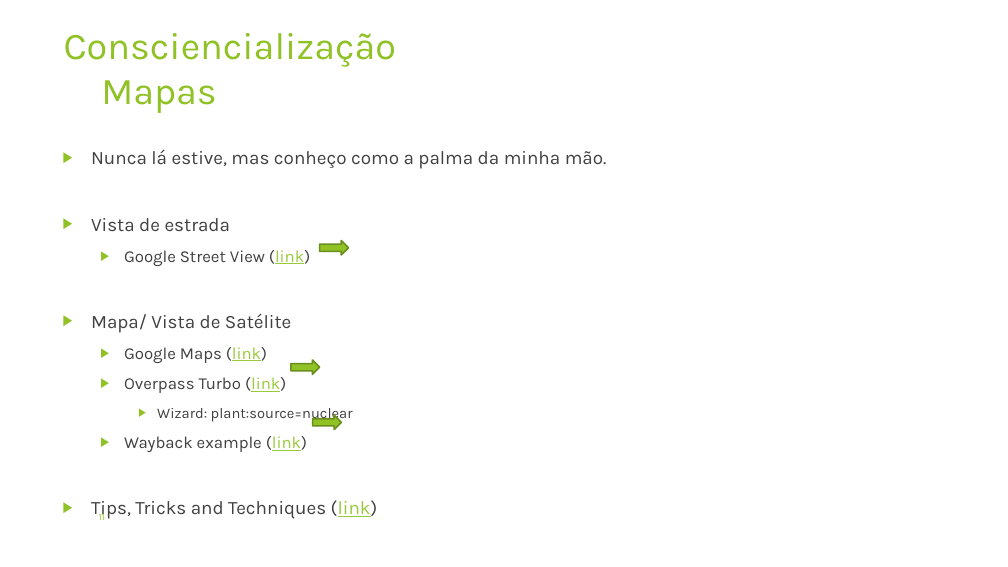
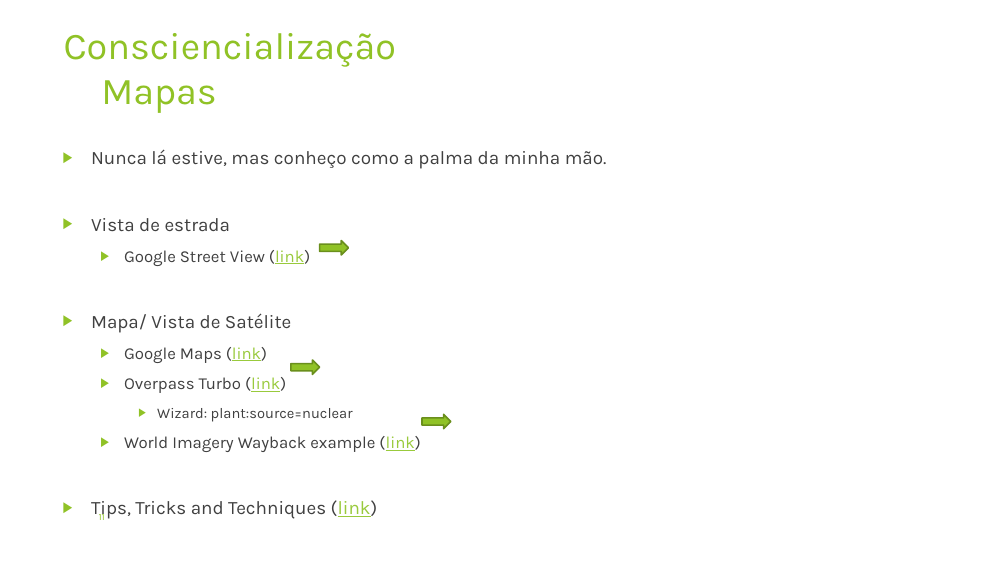
Before and after one commit to pedroaovieira/osint, a slide deck: slide 11 of presentation/RootedCON/OSINT_RootedCON_pt_Portugal_Edition.pptx. Drawn at 1008x567 pixels with LibreOffice and Linux fonts; fonts in the diff are those of the drawing; background and template pictures are left out. Boxes give left, top, right and bottom in pixels: in the first picture for what was removed or moved away, otherwise in the second. Text is boxed around its words. In the diff, an @@ line names an element or a change of style, - is before the commit and + after.

```diff
--- a/presentation/RootedCON/OSINT_RootedCON_pt_Portugal_Edition.pptx
+++ b/presentation/RootedCON/OSINT_RootedCON_pt_Portugal_Edition.pptx
@@ right arrow: place and size @@
-right arrow at <box>312,415,341,430</box>
+right arrow at <box>422,414,451,429</box>
@@ text at <box>124,436,420,452</box>: text changed @@
-  ▶ Wayback example (link)
+  ▶ World Imagery Wayback example (link)
```
Also in this commit, not shown: 8 other slides changed, 3 other files.
